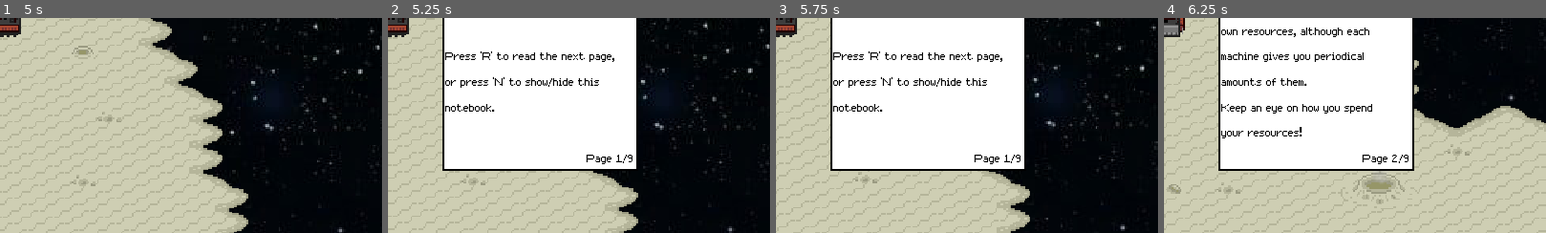
Above: before the commit, frames 1-4 (left to right).
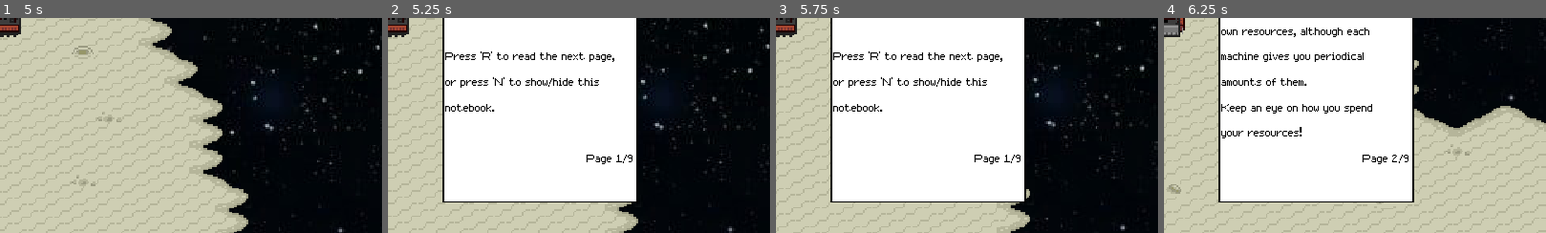
Above: after the commit, the same moments.

Repository: agustinoli/GodotWildJam48
Game: Godot game, scene res://MainMenu/MainMenu.tscn
The game is run twice, just before and just after one commit, with the same random seed, the same clock (stepped at 60 frames per second) and the same inputs. Sound files missing from this copy of the repository are replaced by a short silence.
Inputs (mouse positions are % of the whole screen's width and height, from its top left):
- Up to frame 1 (5 s): click "New game" at 0.5 s; tap Enter at 1.25 s; move the mouse to (72, 45) at 1.27 s; hold D (Right) 1.28-2.03 s; tap 4 (BuildFoodMachine) at 1.35 s; tap P (Jump) at 1.52, 2.27, 3.77, 4.52 s; click (72, 45) at 2 s; move the mouse to (30, 55) at 2.02 s; hold S (Down) 2.03-2.78 s; tap 2 (BuildMineralMachine) at 2.1 s; click (30, 55) at 2.75 s; move the mouse to (60, 28) at 2.77 s; hold D (Right) 2.78-3.53 s; tap 1 (BuildPowerMachine) at 2.85 s; move the mouse to (45, 70) at 3.52 s; hold W (Up) 3.53-4.28 s; tap 3 (BuildWaterMachine) at 3.6 s; move the mouse to (80, 65) at 4.27 s; hold A (Left) from 4.28 s (still down); tap E (FinishBuild) at 4.35 s
- Up to frame 2 (5.25 s): keep holding A (Left); move the mouse to (20, 35) at 5.02 s; tap N (ShowNotebook) at 5.1 s
- Up to frame 3 (5.75 s): keep holding A (Left); tap P (Jump) at 5.27 s
- Up to frame 4 (6.25 s): move the mouse to (55, 50) at 5.77 s; release A (Left) at 5.78 s; hold S (Down) from 5.78 s (still down); tap R (SwapNotebookPage) at 5.85 s
The pictures show only the part of the screen within x 50-100%, y 50-100%; the shares and areas given below are measured in that part.

Frame 1 is identical in both runs. In frame 2, 7.9% of the frame differs, in the area x 14-66%, y 70-86%; in frame 3, 7.9%; in frame 4, 8.0%.

Commit message:
Fix localization

Diff:
--- a/NoteBook/Notebook.tscn
+++ b/NoteBook/Notebook.tscn
@@ -12,14 +12,14 @@
 
 [node name="ColorRect" type="ColorRect" parent="."]
 margin_right = 123.0
-margin_bottom = 160.0
+margin_bottom = 180.0
 color = Color( 0, 0, 0, 1 )
 
 [node name="ColorRect" type="ColorRect" parent="ColorRect"]
 margin_left = 1.0
 margin_top = 1.0
 margin_right = 122.0
-margin_bottom = 159.0
+margin_bottom = 179.0
 
 [node name="Label" type="Label" parent="ColorRect/ColorRect"]
 margin_left = 1.0
--- a/project.godot
+++ b/project.godot
@@ -45,6 +45,7 @@
 [application]
 
 config/name="GWJ48"
+config/description="Terraform the moon to save life on Earth!"
 run/main_scene="res://MainMenu/MainMenu.tscn"
 config/icon="res://icon.png"
 
Not shown, changed: addons/GameTemplate/Localization/Localization.csv
